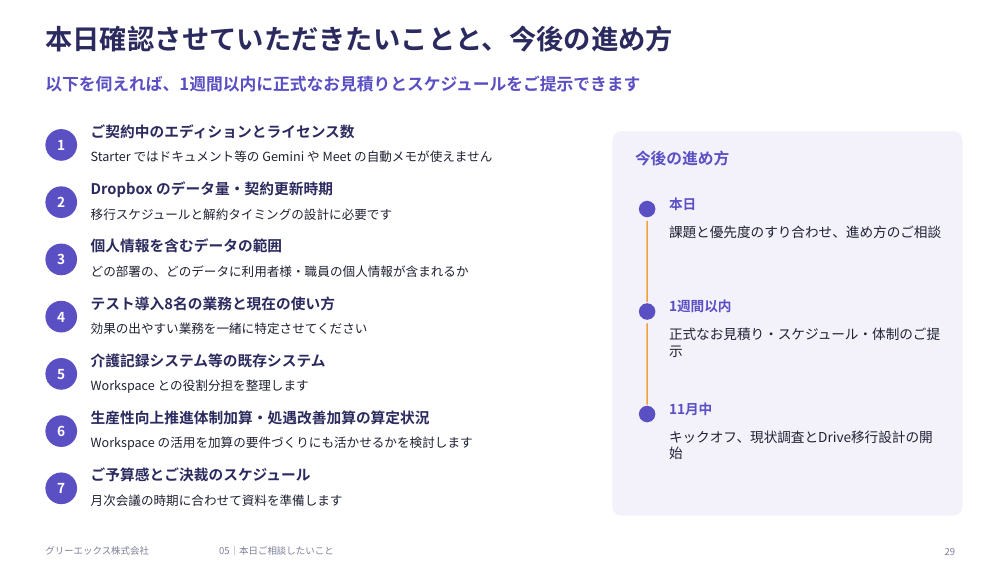
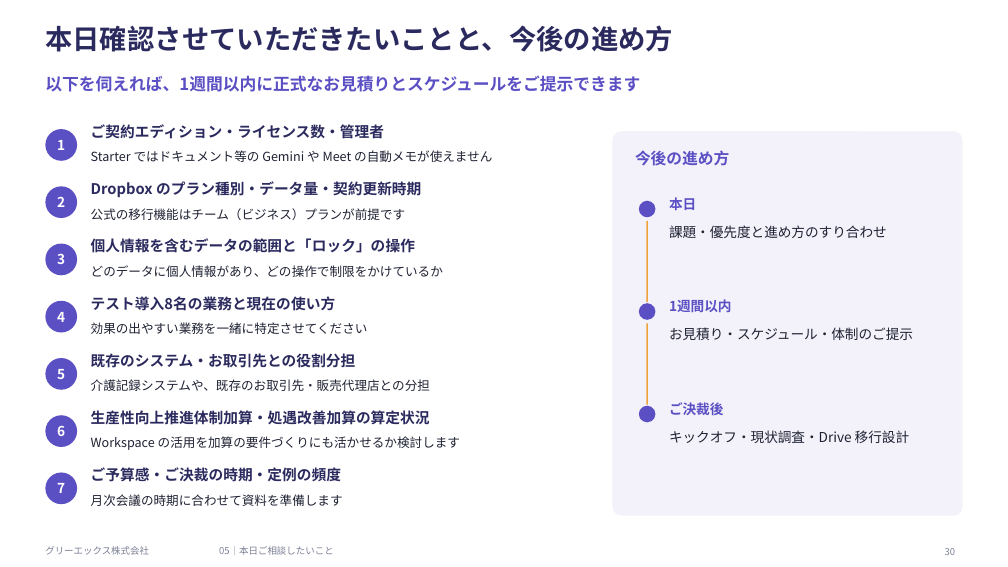
Before and after one commit to hjack0703/sakai, a slide deck: slide 30 of docs/20261027_サカイ様向けご提案_GREEX.pptx (slide 29 before the commit). Drawn at 1008x567 pixels with LibreOffice and Linux fonts; fonts in the diff are those of the drawing. Boxes give left, top, right and bottom in pixels: in the first picture for what was removed or moved away, otherwise in the second. Text is boxed around its words. In the diff, an @@ line names an element or a change of style, - is before the commit and + after.

```diff
--- a/docs/20261027_サカイ様向けご提案_GREEX.pptx
+++ b/docs/20261027_サカイ様向けご提案_GREEX.pptx
@@ text at (91,124,384,139): text changed @@
-ご契約中のエディションとライセンス数
+ご契約エディション・ライセンス数・管理者
@@ text at (91,181,421,197): text changed @@
-Dropbox のデータ量・契約更新時期
+Dropbox のプラン種別・データ量・契約更新時期
@@ text at (91,208,406,220): text changed @@
-移行スケジュールと解約タイミングの設計に必要です
+公式の移行機能はチーム（ビジネス）プランが前提です
@@ text at (91,238,415,253): text changed @@
-個人情報を含むデータの範囲
+個人情報を含むデータの範囲と「ロック」の操作
@@ text at (669,225,887,238): text changed @@
-課題と優先度のすり合わせ、進め方のご相談
+課題・優先度と進め方のすり合わせ
@@ text at (91,265,443,277): text changed @@
-どの部署の、どのデータに利用者様・職員の個人情報が含まれるか
+どのデータに個人情報があり、どの操作で制限をかけているか
@@ text at (669,327,913,340): text changed @@
-正式なお見積り・スケジュール・体制のご提示
+お見積り・スケジュール・体制のご提示
@@ text at (91,353,356,368): text changed @@
-介護記録システム等の既存システム
+既存のシステム・お取引先との役割分担
@@ text at (91,379,430,391): text changed @@
-Workspace との役割分担を整理します
+介護記録システムや、既存のお取引先・販売代理店との分担
@@ text at (669,402,723,415): text changed @@
-11月中
+ご決裁後
@@ text at (91,436,460,450): text changed @@
-Workspace の活用を加算の要件づくりにも活かせるかを検討します
+Workspace の活用を加算の要件づくりにも活かせるか検討します
@@ text at (669,430,909,443): text changed @@
-キックオフ、現状調査とDrive移行設計の開始
+キックオフ・現状調査・Drive 移行設計
@@ text at (91,467,341,482): text changed @@
-ご予算感とご決裁のスケジュール
+ご予算感・ご決裁の時期・定例の頻度
```
Also in this commit, not shown: 32 other slides changed, 1 slide added, 2 slides removed, 6 other files.
